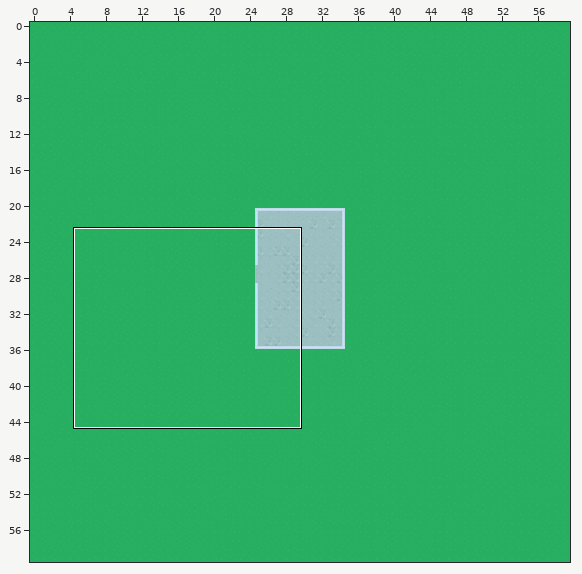
Tiled map -- Maps/Map1.tmx. The picture above shows the old version from afar; the outline marks the close-up.
Close-up. Before:
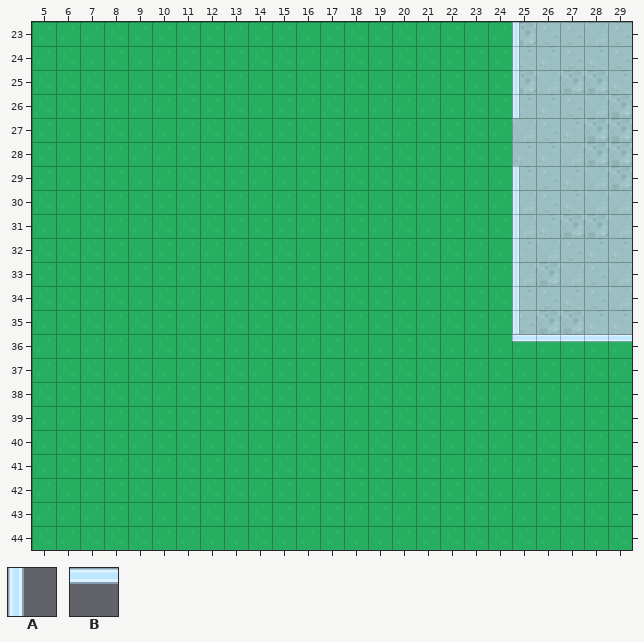
Cells are 64x64 px. Shown: x 5..29, y 23..44. The commit also changed other parts of the map, which this record leaves out.
Key: from "Kenney_TDS": A 432, B 459.
_ is an empty cell.
Layers that did not change in this view are not listed.
Layer "Walls" before, first column x 5:
23 ____________________A____
24 ____________________A____
25 ____________________A____
26 ____________________A____
27 _________________________
28 _________________________
29 ____________________A____
30 ____________________A____
31 ____________________A____
32 ____________________A____
33 ____________________A____
34 ____________________A____
35 ____________________A____
36 ____________________BBBBB
37 _________________________
38 _________________________
39 _________________________
40 _________________________
41 _________________________
42 _________________________
43 _________________________
44 _________________________
New version:
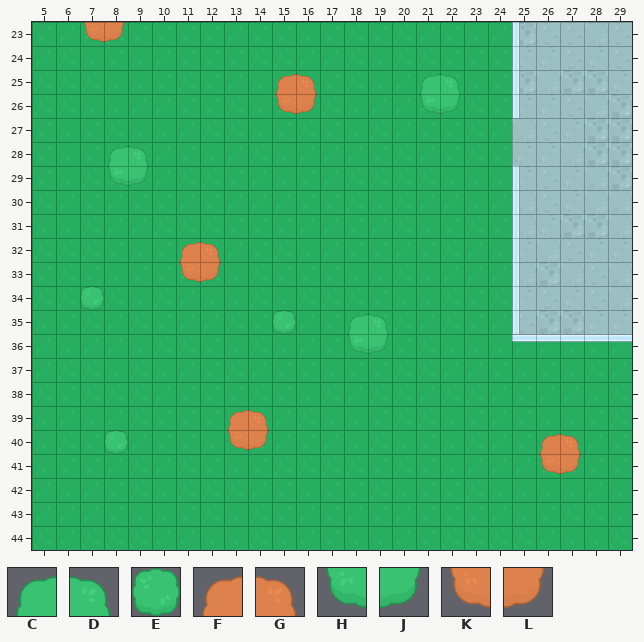
Further tiles: from "Kenney_TDS": C 180, D 181, E 182, F 183, G 184, H 207, J 208, K 210, L 211.
Change:
Changed rows in their new state; . is an unchanged cell.
Layer "Walls":
first column x 7:
23 KL...................
25 ........FG....CD.....
26 ........KL....HJ.....
28 .CD..................
29 .HJ..................
32 ....FG...............
33 ....KL...............
34 E....................
35 ........E..CD........
36 ...........HJ........
39 ......FG.............
40 .E....KL...........FG
41 ...................KL
